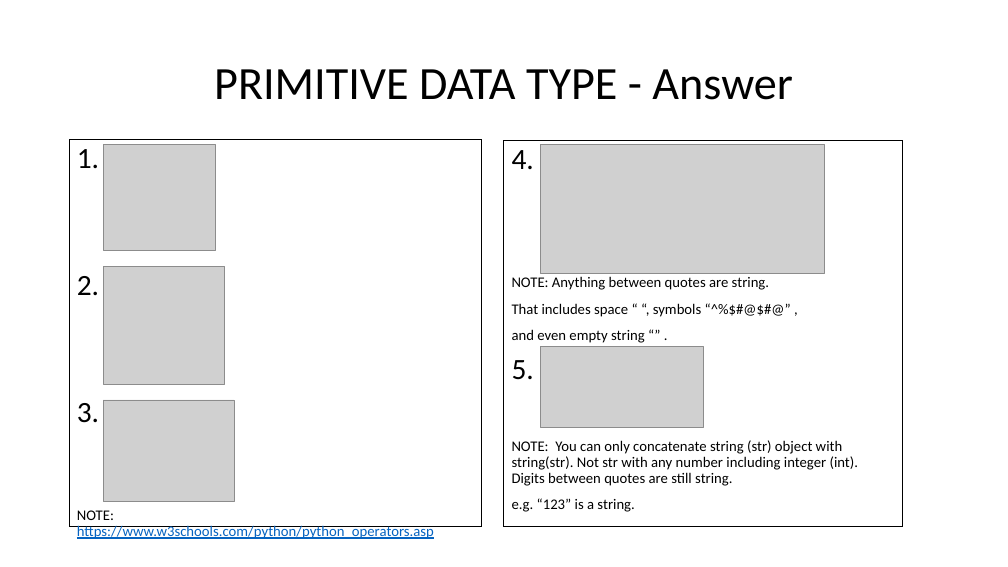
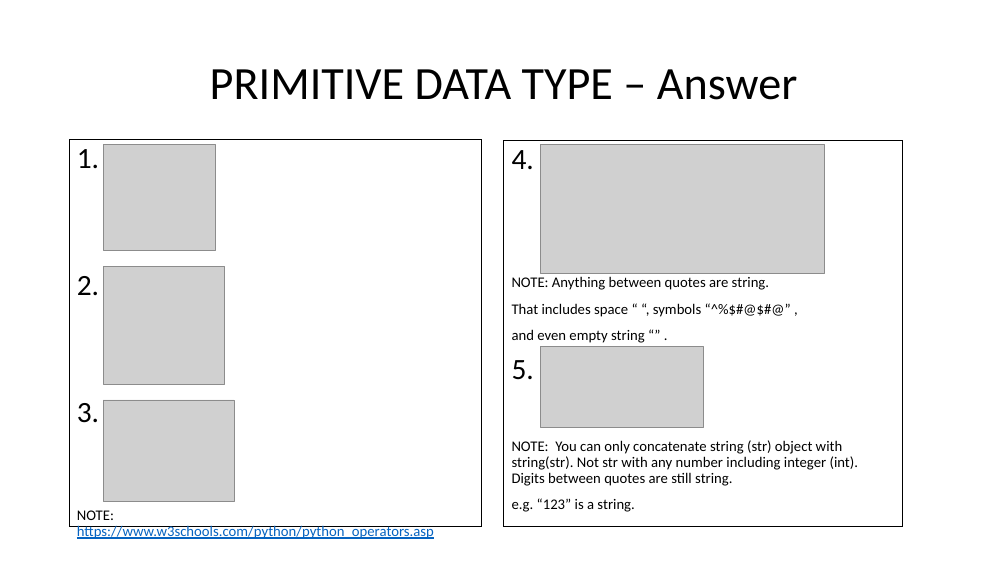
Before and after one commit to henrywma/foConnect, a slide deck: slide 4 of Python guide.pptx. Drawn at 1008x567 pixels with LibreOffice and Linux fonts; fonts in the diff are those of the drawing; grey boxes stand for pictures. Boxes give left, top, right and bottom in pixels: in the first picture for what was removed or moved away, otherwise in the second. Text is boxed around its words. In the diff, an @@ line names an element or a change of style, - is before the commit and + after.

```diff
--- a/Python guide.pptx
+++ b/Python guide.pptx
@@ title at <box>210,69,798,100</box>: text changed @@
-PRIMITIVE DATA TYPE - Answer
+PRIMITIVE DATA TYPE – Answer
```
Also in this commit, not shown: 8 other slides changed, 5 slides added, 4 slides removed.
